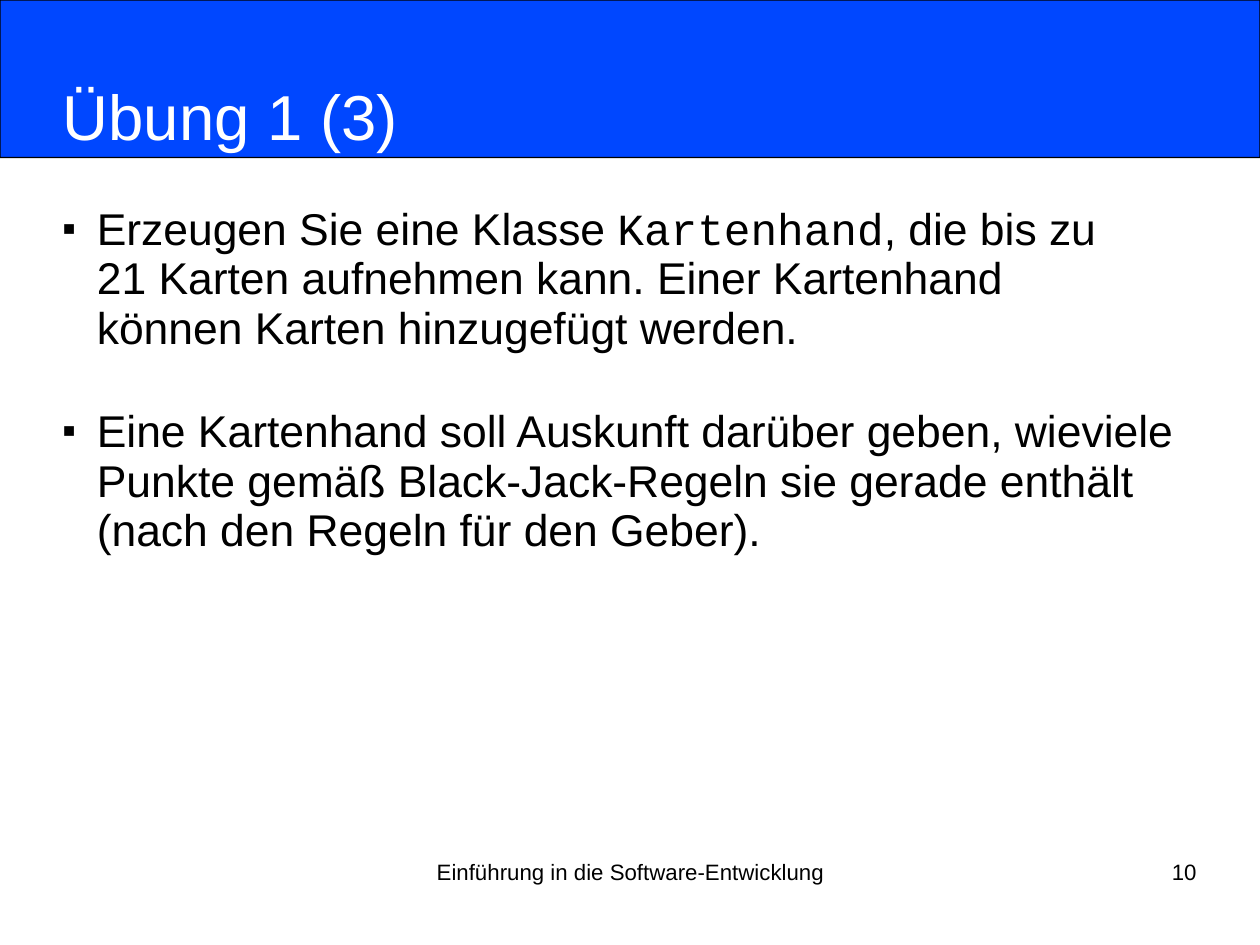
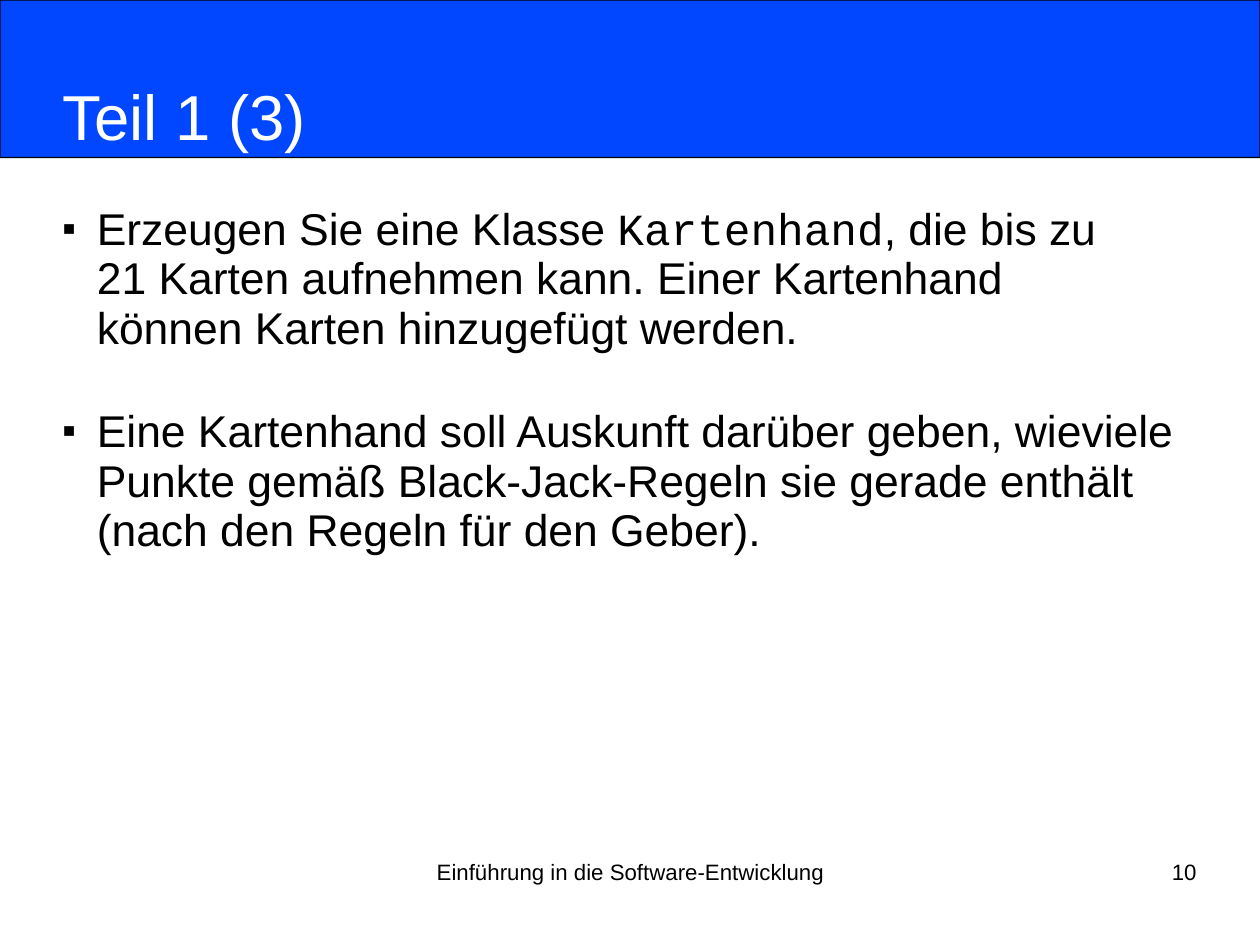
Before and after one commit to nordakademie-einfuehrung-java/vorlesungsskript, a slide deck: slide 10 of folien/Semester_03_Termin_09_Uebungsblock_05-08.pptx. Drawn at 1260x945 pixels with LibreOffice and Linux fonts; fonts in the diff are those of the drawing. Boxes give left, top, right and bottom in pixels: in the first picture for what was removed or moved away, otherwise in the second. Text is boxed around its words. In the diff, an @@ line names an element or a change of style, - is before the commit and + after.

```diff
--- a/folien/Semester_03_Termin_09_Uebungsblock_05-08.pptx
+++ b/folien/Semester_03_Termin_09_Uebungsblock_05-08.pptx
@@ title at bbox=[63, 94, 307, 152]: text changed @@
-Übung 1 (3)
+Teil 1 (3)
```
Also in this commit, not shown: 9 other slides changed.
